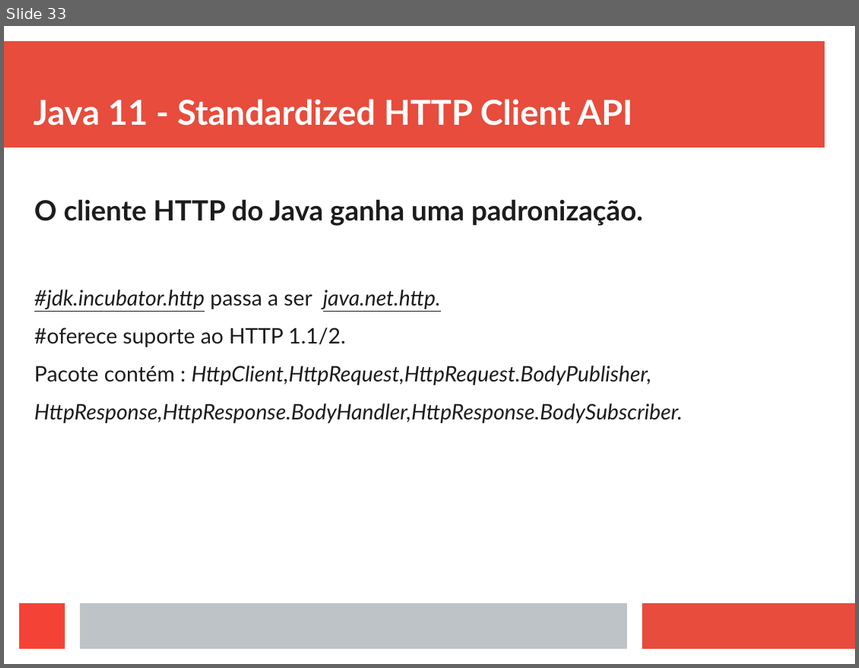
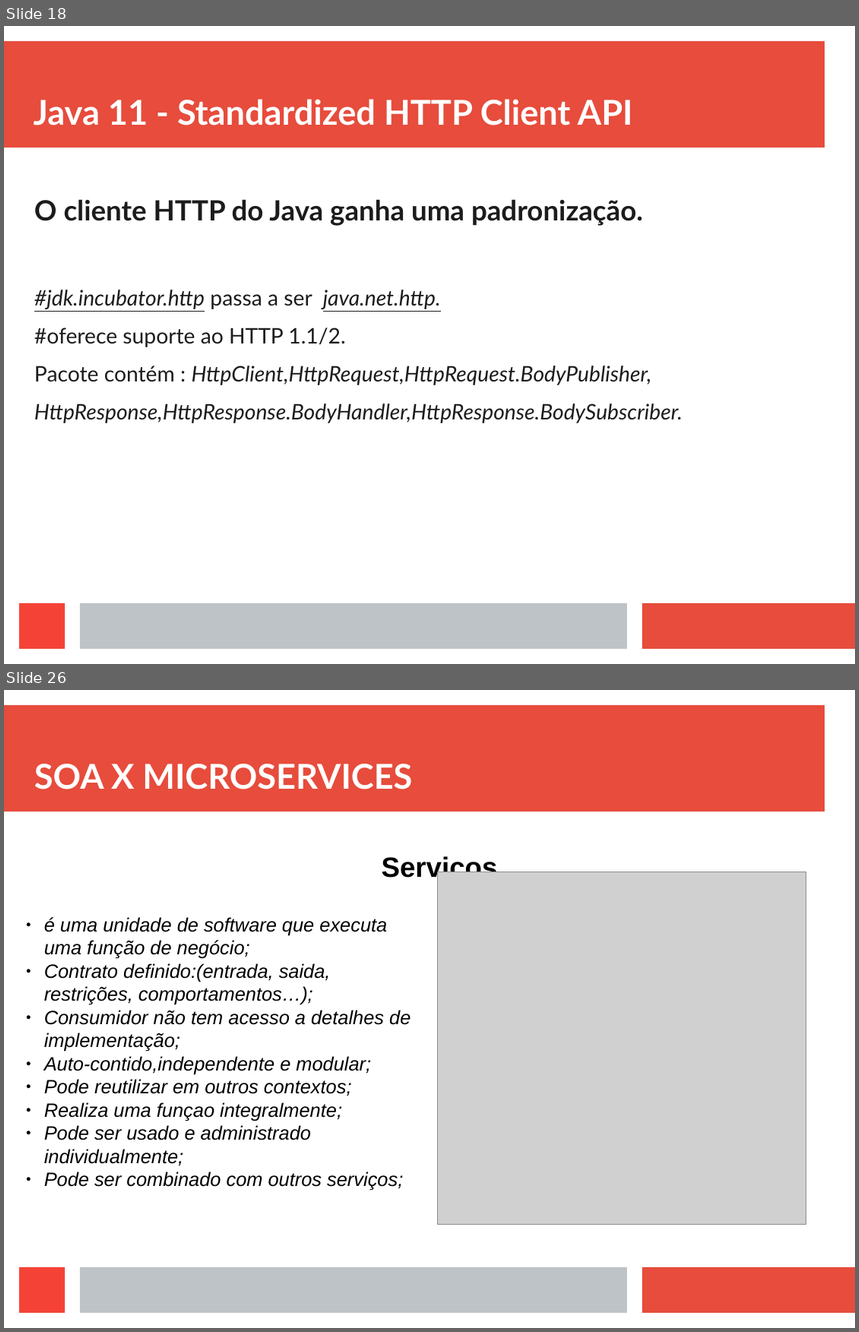
Before and after one commit to viniciusFortti/test, a slide deck: Apresentação/ApresentaçãoTerceiraSemana.odp. Shown one above the other, each under a label of ours: slide 33 before the commit, slides 18 and 26 after it; the slides between them are not shown. The pictures are 859x668 and 859x1332 pixels, drawn with LibreOffice and Linux fonts; fonts in the diff are those of the drawing; grey boxes stand for pictures. Boxes give left, top, right and bottom in pixels: in the first picture for what was removed or moved away, otherwise in the second. Text is boxed around its words. In the diff, an @@ line names an element or a change of style, - is before the commit and + after.

```diff
--- a/Apresentação/ApresentaçãoTerceiraSemana.odp
+++ b/Apresentação/ApresentaçãoTerceiraSemana.odp
@@ slide 26 added at [4, 690, 855, 1328], background #FFFFFF; not listed: 4 template elements that a slide beside it also shows @@
@@ title added at [34, 764, 412, 790], 32 pt, text #FFFFFF, bold @@
+SOA X MICROSERVICES
@@ text added at [382, 856, 498, 882], 26 pt, text #000000, bold @@
+Servicos
@@ picture added at [438, 872, 807, 1225] @@
@@ text added at [44, 917, 411, 1187], 18 pt, text #000000, italic @@
+● é uma unidade de software que executa uma função de negócio;
+● Contrato definido:(entrada, saida, restrições, comportamentos…);
+● Consumidor não tem acesso a detalhes de implementação;
+● Auto-contido,independente e modular;
+● Pode reutilizar em outros contextos;
+● Realiza uma funçao integralmente;
+● Pode ser usado e administrado individualmente;
+● Pode ser combinado com outros serviços;
@@ what was slide 33 is now slide 18 @@
```
Also in this commit, not shown: 8 other slides added, 16 slides removed, 4 other files.
